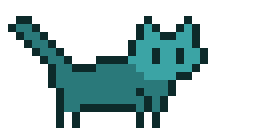
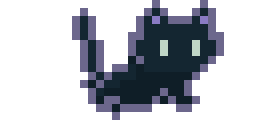
Layer changes from the first 256x128 image to the second:
added group "run 1" with 2 layers above "run 0" over (x1=72, y1=0, x2=224, y2=120)
added layer "head" (1st of 3, in "run 1") in group "run 1" over (x1=128, y1=0, x2=224, y2=80)
added layer "body" (1st of 3, in "run 1") in group "run 1" over (x1=72, y1=8, x2=200, y2=120)
hid "Layer 1" over (x1=8, y1=16, x2=208, y2=128)
